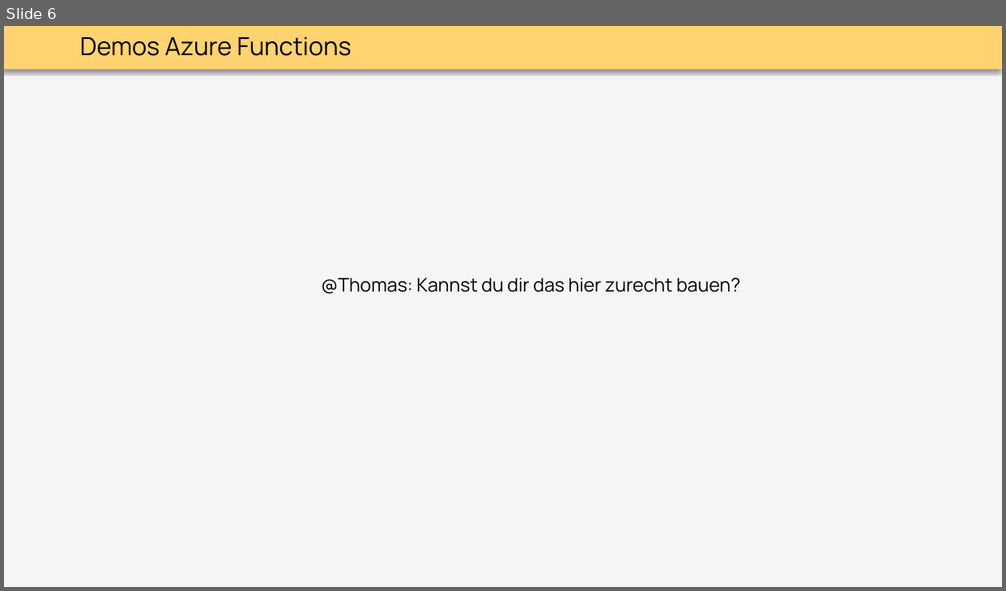
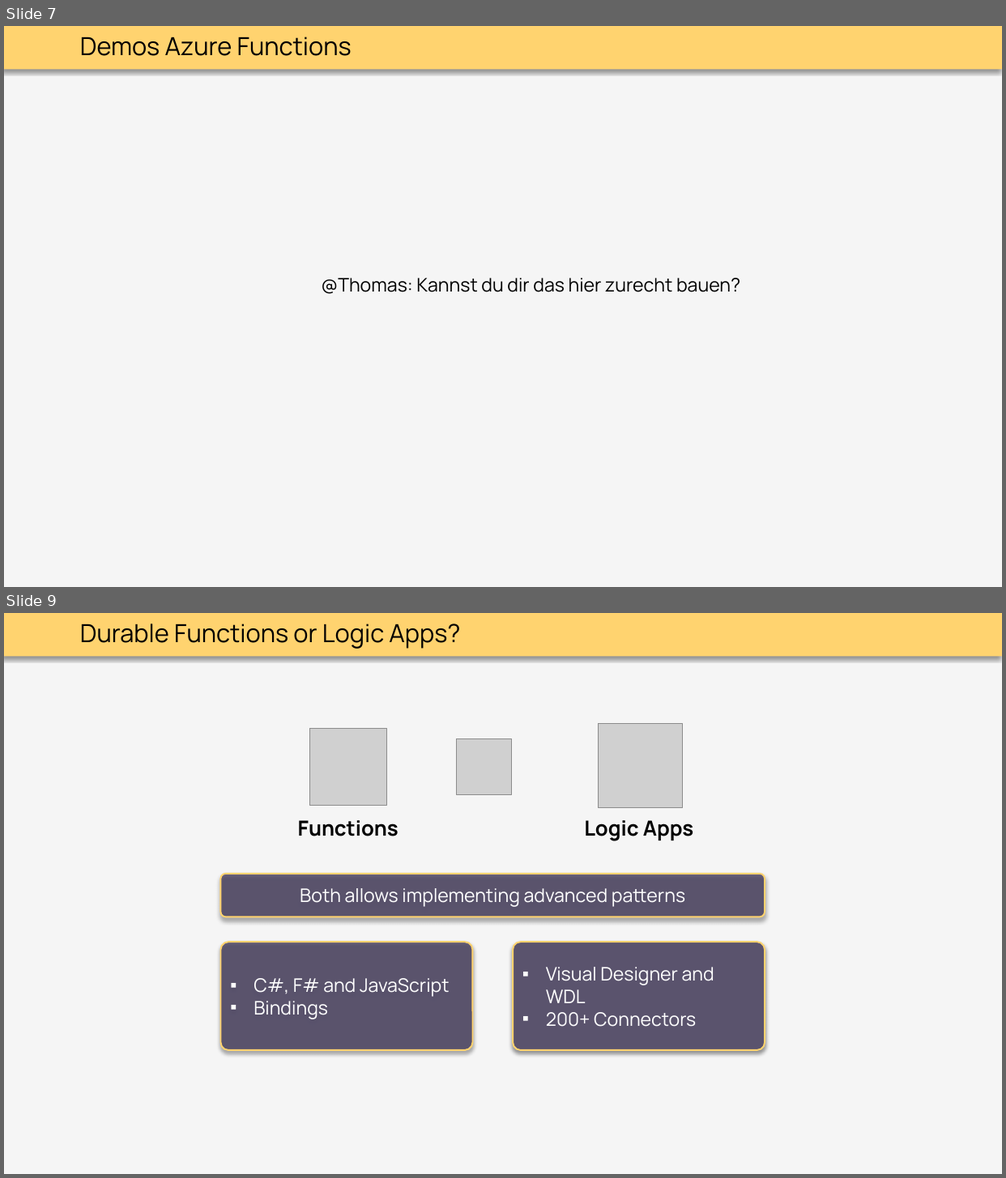
Before and after one commit to thoemmi/DurableFunctionsMeetupRosenheim, a slide deck: slides/Durable_Functions.pptx. Shown one above the other, each under a label of ours: slide 6 before the commit, slides 7 and 9 after it; the slides between them are not shown. The pictures are 1006x591 and 1006x1178 pixels, drawn with LibreOffice and Linux fonts; fonts in the diff are those of the drawing; grey boxes stand for pictures. Boxes give left, top, right and bottom in pixels: in the first picture for what was removed or moved away, otherwise in the second. Text is boxed around its words. In the diff, an @@ line names an element or a change of style, - is before the commit and + after.

Commit message:
Update slides

```diff
--- a/slides/Durable_Functions.pptx
+++ b/slides/Durable_Functions.pptx
@@ slide 9 added at [4,613,1002,1174], background #F5F5F5; not listed: 1 template element that a slide beside it also shows @@
@@ text added at [80,624,460,649], 24 pt, text #000000 @@
+Durable Functions or Logic Apps?
@@ picture added at [309,728,386,806] @@
@@ picture added at [599,723,682,807] @@
@@ picture added at [456,739,512,794] @@
@@ text added at [298,820,398,837], 20 pt, text #000000, bold @@
+Functions
@@ text added at [584,820,693,841], 20 pt, text #000000, bold @@
+Logic Apps
@@ rounded rectangle added at [220,874,765,917], fill #3F3658 at 75% opacity, outline #FFD36F 1.5 pt, 18 pt, text #FFFFFF @@
+Both allows implementing advanced patterns
@@ rounded rectangle added at [220,943,473,1051], fill #3F3658 at 75% opacity, outline #FFD36F 1.5 pt, 18 pt, text #FFFFFF @@
+▪ C#, F# and JavaScript
+▪ Bindings
@@ rounded rectangle added at [513,943,765,1051], fill #5A536D, outline #FFD36F 1.5 pt, 18 pt, text #FFFFFF @@
+▪ Visual Designer and WDL
+▪ 200+ Connectors
@@ what was slide 6 is now slide 7 @@
```
Also in this commit, not shown: 2 other slides added, 1 slide removed.
